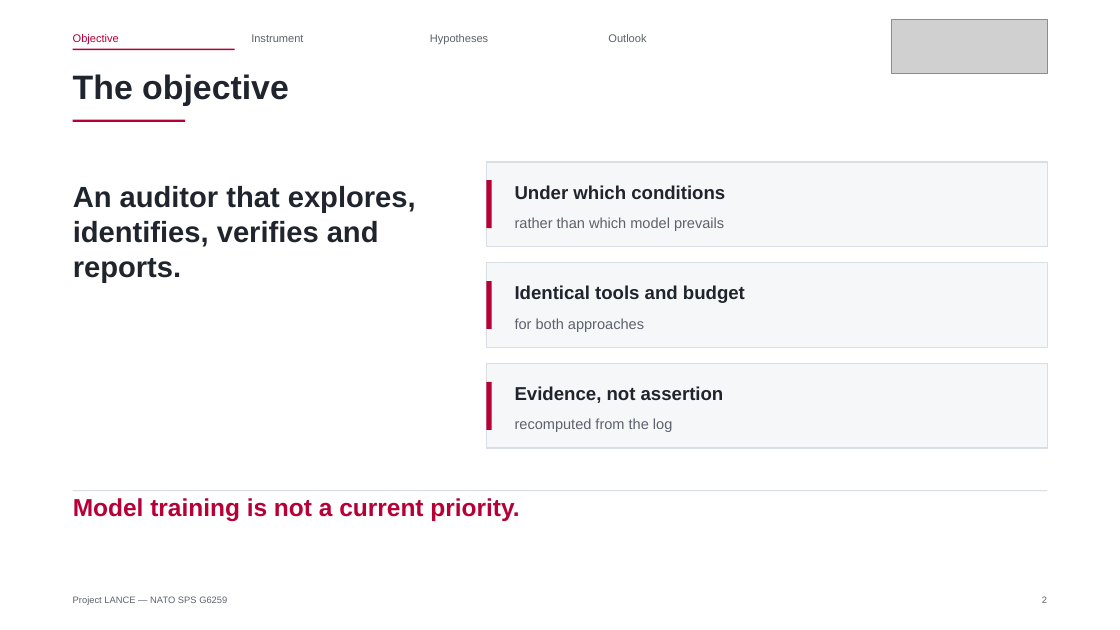
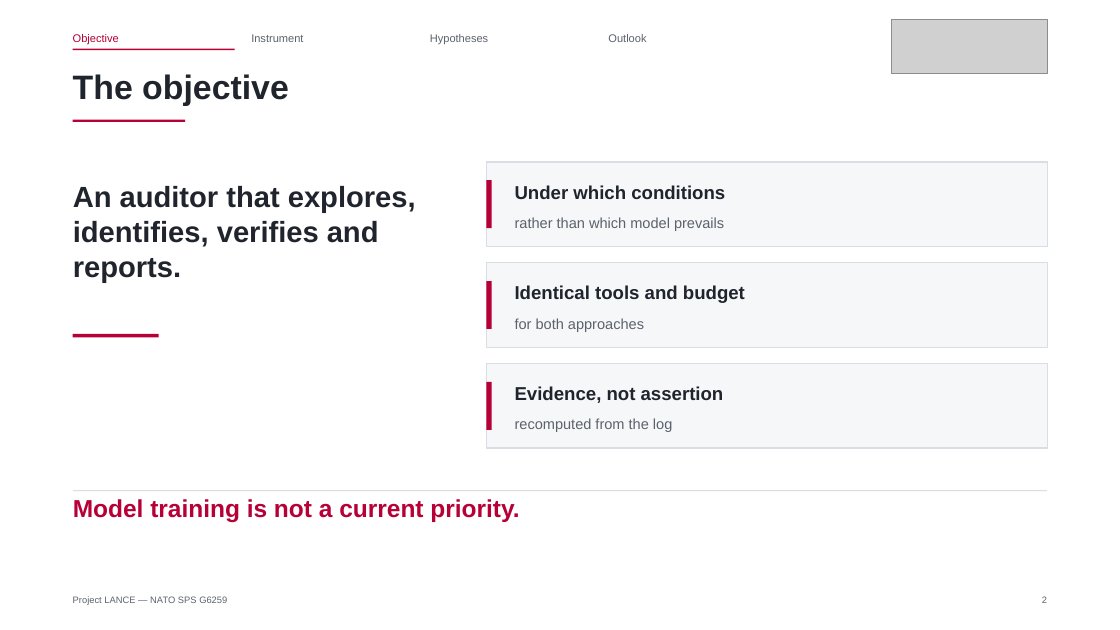
Before and after one commit to Tanguyvans/LANCE, a slide deck: slide 2 of objectifs/presentation-2026-10-23/variante-opus/slides.pptx. Drawn at 1120x630 pixels with LibreOffice and Linux fonts; fonts in the diff are those of the drawing; grey boxes stand for pictures. Boxes give left, top, right and bottom in pixels: in the first picture for what was removed or moved away, otherwise in the second. Text is boxed around its words. In the diff, an @@ line names an element or a change of style, - is before the commit and + after.

```diff
--- a/objectifs/presentation-2026-10-23/variante-opus/slides.pptx
+++ b/objectifs/presentation-2026-10-23/variante-opus/slides.pptx
@@ rectangle added at box(73, 334, 159, 338), fill #B60036 @@
```
Also in this commit, not shown: 3 other slides changed, 6 slides removed, 3 other files.
